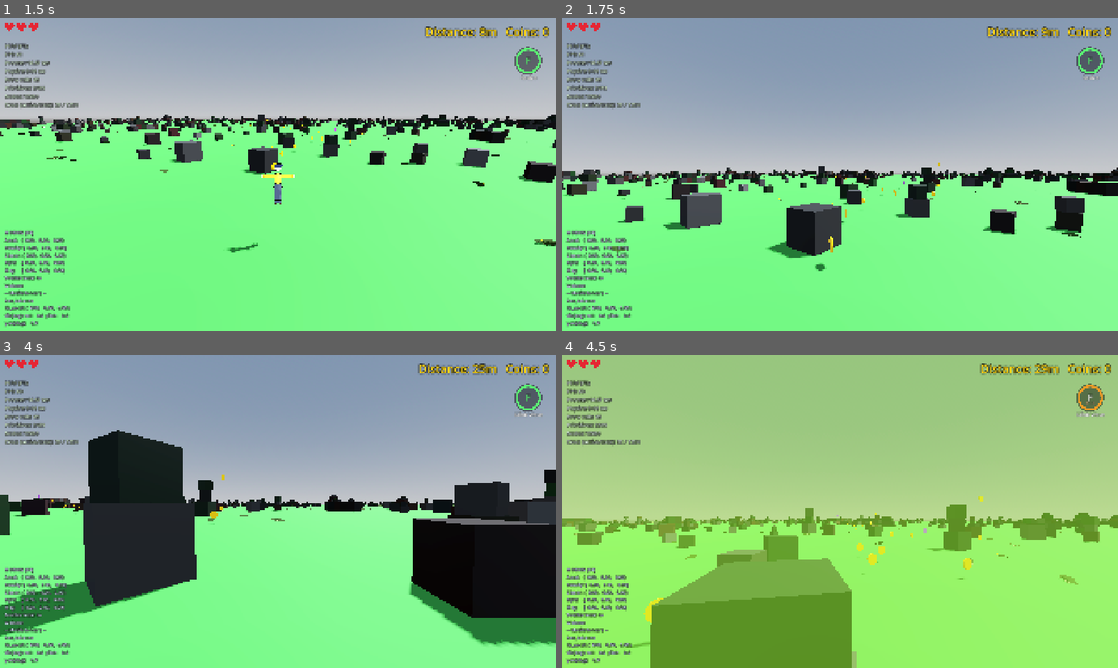
Above: before the commit, frames 1-4 (two rows, left to right).
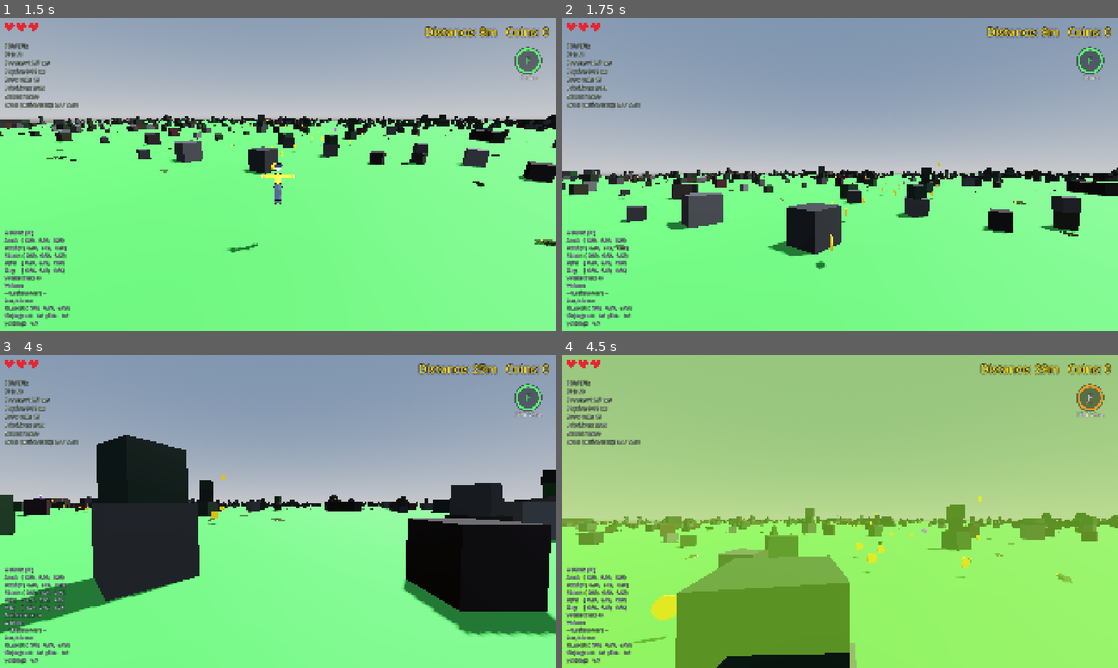
Above: after the commit, the same moments.

Repository: korjavin/godot-test1
Game: Godot game, scene res://scenes/main.tscn
The game is run twice, just before and just after one commit, with the same random seed, the same clock (stepped at 60 frames per second) and the same inputs.
Inputs (mouse positions are in pixels of both pictures, inside the frame that each line leads up to):
- Up to frame 1 (1.5 s): tap Enter (ui_accept) at 0.5 s; move the mouse to (305, 174) at 0.52 s; hold Shift (run) 0.53-1.28 s; hold W (move_forward) from 0.53 s (still down); tap Space (jump) at 0.77, 1.07 s; tap R (switch_character) at 0.8, 1.35 s; move the mouse to (250, 174) at 1.27 s
- Up to frame 2 (1.75 s): keep holding W (move_forward); tap Space (jump) at 1.52 s; tap C (toggle_camera) at 1.55 s
- Up to frame 3 (4 s): keep holding W (move_forward); tap Space (jump) at 1.82, 3.02, 3.32, 3.77 s; move the mouse to (289, 505) at 2.02 s; hold Shift (run) 2.03-2.78 s; tap C (toggle_camera) at 2.1, 3.8 s; move the mouse to (272, 517) at 2.77 s; tap Ctrl (duck) at 2.85 s; tap R (switch_character) at 3.05 s; move the mouse to (316, 514) at 3.52 s; hold Shift (run) from 3.53 s (still down)
- Up to frame 4 (4.5 s): keep holding W (move_forward); tap Space (jump) at 4.07 s; move the mouse to (795, 508) at 4.27 s; release Shift (run) at 4.28 s; tap F (special_ability) at 4.35 s

Frame 1 is identical in both runs. In frame 2, 1.1% of the frame differs, in the area x 0-99%, y 48-81%; in frame 3, 3.8%; in frame 4, 4.2%, in the area x 0-100%, y 45-100%.

Commit message:
fix: address code review findings
- Poll toggle_camera before the caught/respawn/game-over early returns so a
  view-toggle press during a frozen window isn't silently dropped
- Inline single-caller _set_first_person() wrapper at the toggle site
- Drop FIRST_PERSON_FORWARD_OFFSET (guarded an impossible state: the model
  is always hidden in first person)
- Remove redundant defensive _apply_view_mode() in set_active_character()
  (the _revert_teibi_to_normal() path already re-applies it)

Diff:
--- a/scripts/player_controller.gd
+++ b/scripts/player_controller.gd
@@ -85,9 +85,6 @@
 ## Eye height above the FEET at normal scale — just under the ~1.8 m head top,
 ## so the camera sits where the character's eyes would be.
 const FIRST_PERSON_EYE_HEIGHT: float = 1.65
-## Small forward (−Z) nudge for the first-person camera so face/nose geometry
-## can never clip into view even if a model is ever left visible by mistake.
-const FIRST_PERSON_FORWARD_OFFSET: float = 0.2
 
 ## Safe spawn radius - crocodiles within this distance will be removed on respawn
 const SPAWN_SAFE_RADIUS: float = 25.0
@@ -198,7 +195,7 @@
 
 ## First-person view mode. This is a player PREFERENCE, not transient state: it
 ## deliberately survives respawn, restart, and character switches (nothing in
-## those paths resets it). Toggled with C via _set_first_person().
+## those paths resets it). Toggled with C in _physics_process (STEP 0.55).
 var first_person: bool = false
 ## The camera's original scene-file transform (position (0,2,8), baked −15°
 ## pitch), cached in _ready() so leaving first-person restores the shipped
@@ -417,15 +414,6 @@
 # FIRST-PERSON VIEW TOGGLE
 # ============================================================================
 
-func _set_first_person(enabled: bool) -> void:
-	"""
-	Switches between third-person and first-person view (the C key).
-	The flag is just a preference; _apply_view_mode() does all the real work.
-	"""
-	first_person = enabled
-	_apply_view_mode()
-
-
 func _apply_view_mode() -> void:
 	"""
 	Moves the EXISTING camera (no second Camera3D!) to match the current view
@@ -462,11 +450,7 @@
 	forms move the eyes down/up automatically.
 	"""
 	var scale_y: float = collision_shape.scale.y if collision_shape else 1.0
-	return Vector3(
-		0.0,
-		scale_y * FIRST_PERSON_EYE_HEIGHT - camera_pivot.position.y,
-		-FIRST_PERSON_FORWARD_OFFSET * scale_y
-	)
+	return Vector3(0.0, scale_y * FIRST_PERSON_EYE_HEIGHT - camera_pivot.position.y, 0.0)
 
 # ============================================================================
 # PHYSICS PROCESSING (CALLED EVERY FRAME)
@@ -479,6 +463,17 @@
 
 	@param delta: Time elapsed since last frame (in seconds)
 	"""
+
+	# STEP 0: First-person toggle (C). POLLED rather than handled in _input() on
+	# purpose: the touch UI synthesizes actions via Input.parse_input_event,
+	# which polled is_action_just_pressed() sees reliably — same reasoning as the
+	# switch_character gotcha in CLAUDE.md. Polled BEFORE the frozen-state early
+	# returns below so a press during the caught/respawn/game-over windows isn't
+	# silently dropped — the view is a pure camera preference and safe to flip
+	# while frozen (_apply_view_mode() only touches the camera and model).
+	if Input.is_action_just_pressed("toggle_camera"):
+		first_person = not first_person
+		_apply_view_mode()
 
 	# STEP 0a: Game over — out of lives. Stand frozen (the Game Over screen is up
 	# and the cursor is free) until the player hits "Play Again", which calls
@@ -534,13 +529,6 @@
 	if Input.is_action_just_pressed("special_ability"):
 		try_activate_ability()
 
-	# STEP 0.55: First-person toggle (C). POLLED here rather than handled in
-	# _input() on purpose: the touch UI synthesizes actions via
-	# Input.parse_input_event, which polled is_action_just_pressed() sees
-	# reliably — same reasoning as the switch_character gotcha in CLAUDE.md.
-	if Input.is_action_just_pressed("toggle_camera"):
-		_set_first_person(not first_person)
-
 	# STEP 1: Handle Gravity
 	# If the character is not on the ground, apply gravity. While Windman's Air Rush
 	# is active we soften gravity so he glides and soars on the wind instead of
@@ -882,14 +870,10 @@
 	# A freshly selected character always starts at normal size with no giant
 	# crush — Teibi's resize state must not carry across a switch (otherwise a
 	# different character could inherit Teibi's giant body or shrunken capsule).
+	# This also re-applies the first-person view when active: _apply_teibi_scale
+	# ends with `if first_person: _apply_view_mode()`, keeping the model hidden
+	# and the camera at the eyes across the switch.
 	_revert_teibi_to_normal()
-
-	# Defensive first-person re-apply: switching only flips per-instance
-	# visibility (the hidden container survives on its own), but re-running the
-	# idempotent _apply_view_mode() guarantees the model stays hidden and the
-	# camera stays at the eyes even if the switching mechanism changes later.
-	if first_person:
-		_apply_view_mode()
 
 func capture_rest_pose(instance: Node3D) -> Dictionary:
 	"""
